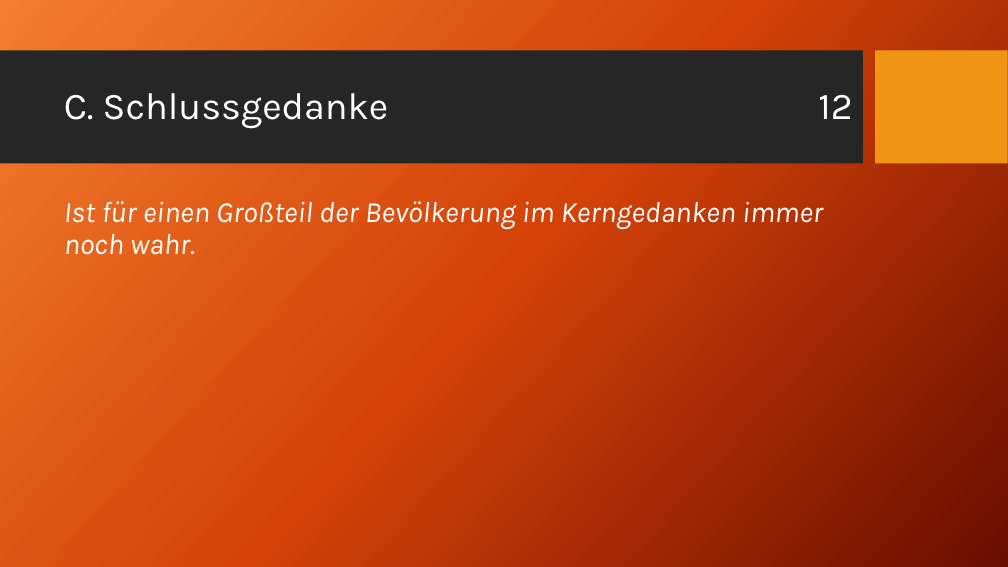
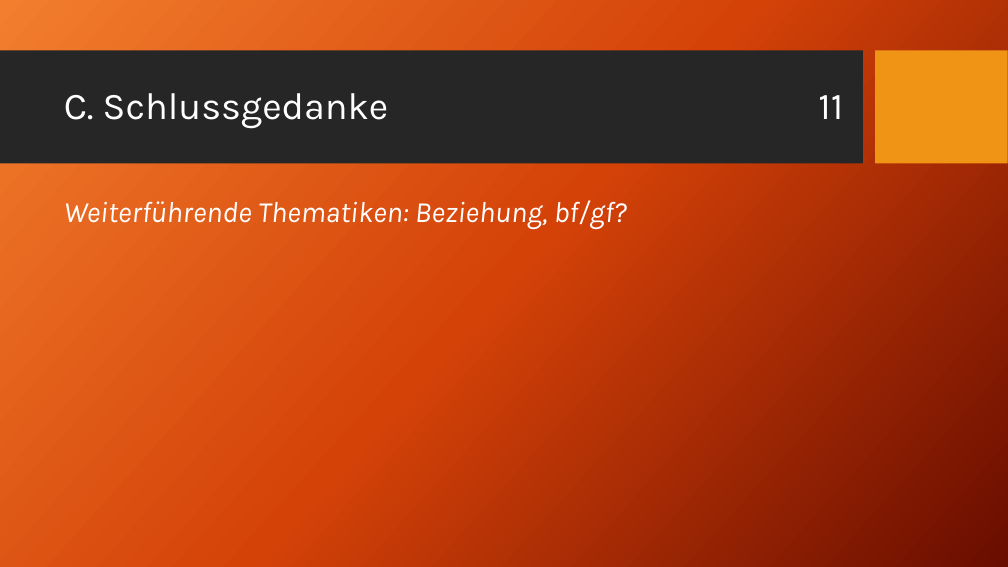
Before and after one commit to akb1154/REF-D-CG-6N, a slide deck: slide 12 of pptx/Goethe - Römische Elegien V.pptx (slide 13 before the commit). Drawn at 1008x567 pixels with LibreOffice and Linux fonts; fonts in the diff are those of the drawing; background and template pictures are left out. Boxes give left, top, right and bottom in pixels: in the first picture for what was removed or moved away, otherwise in the second. Text is boxed around its words. In the diff, an @@ line names an element or a change of style, - is before the commit and + after.

```diff
--- a/pptx/Goethe - Römische Elegien V.pptx
+++ b/pptx/Goethe - Römische Elegien V.pptx
@@ title at (64,93,843,128): text changed @@
-C. Schlussgedanke 12
+C. Schlussgedanke 11
@@ text at (64,200,627,229): text changed @@
-Ist für einen Großteil der Bevölkerung im Kerngedanken immer noch wahr.
+Weiterführende Thematiken: Beziehung, bf/gf?
```
Also in this commit, not shown: 9 other slides changed, 1 slide removed, 5 other files.
